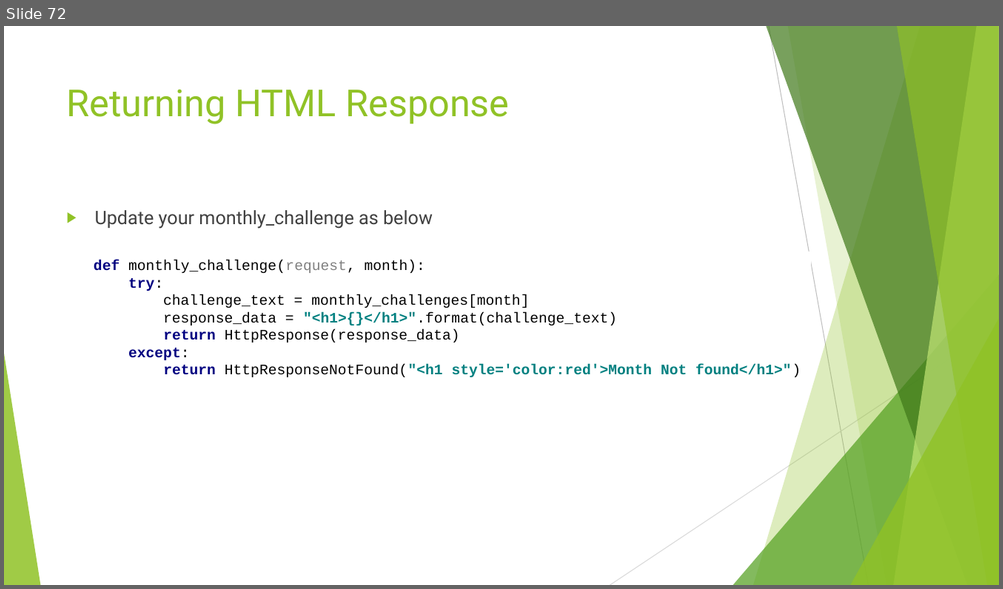
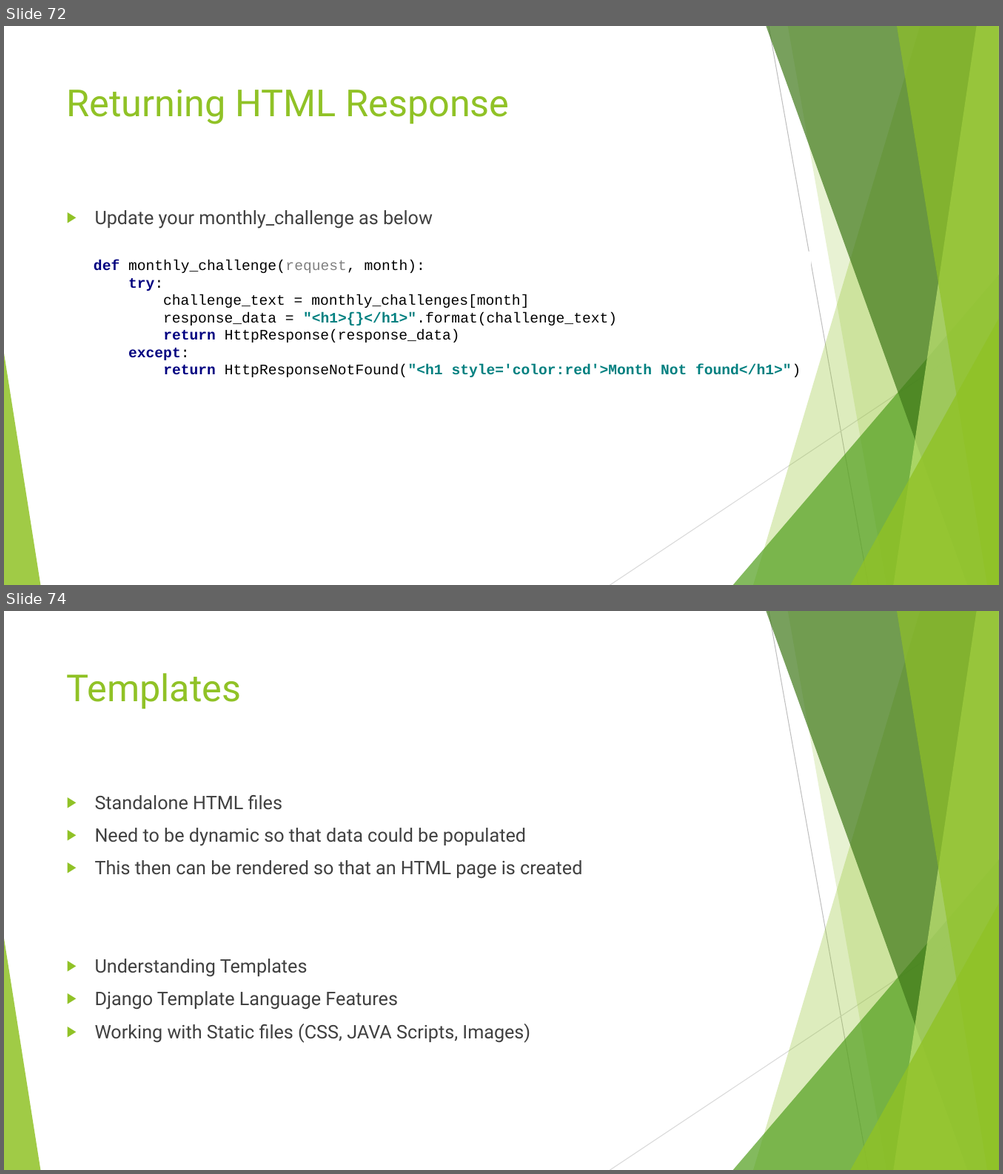
Before and after one commit to edyoda/PD-281220-Session-Code, a slide deck: Django EdYoda.pptx. Shown one above the other, each under a label of ours: slide 72 before the commit, slides 72 and 74 after it; the slides between them are not shown. The pictures are 1003x589 and 1003x1174 pixels, drawn with LibreOffice and Linux fonts; fonts in the diff are those of the drawing. Boxes give left, top, right and bottom in pixels: in the first picture for what was removed or moved away, otherwise in the second. Text is boxed around its words. In the diff, an @@ line names an element or a change of style, - is before the commit and + after.

Commit message:
Templates

```diff
--- a/Django EdYoda.pptx
+++ b/Django EdYoda.pptx
@@ slide 74 added at [4,611,999,1170], background #FFFFFF; not listed: 10 template elements that a slide beside it also shows @@
@@ title added at [67,673,242,709], 36 pt, text #90C226 @@
+Templates
@@ text added at [95,795,582,1043], 18 pt, text #404040 @@
+▶ Standalone HTML files
+▶ Need to be dynamic so that data could be populated
+▶ This then can be rendered so that an HTML page is created
+▶ Understanding Templates
+▶ Django Template Language Features
+▶ Working with Static files (CSS, JAVA Scripts, Images)
```
Also in this commit, not shown: 12 other slides added, 18 other files.
